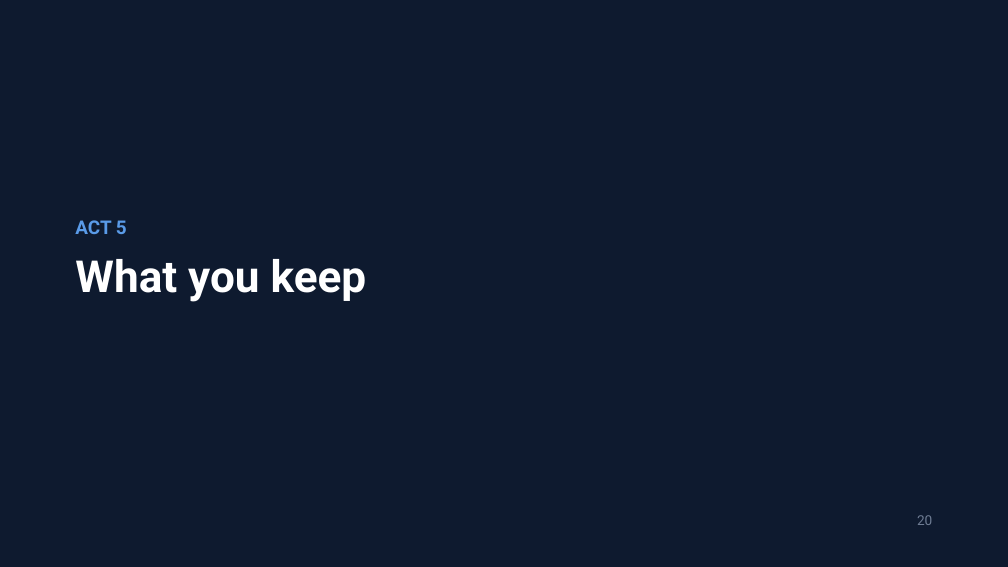
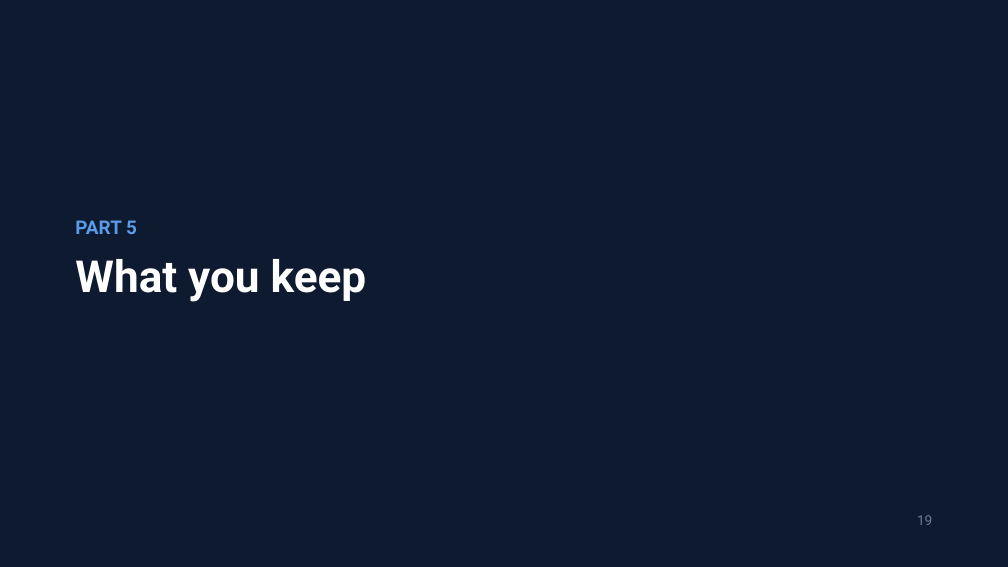
Before and after one commit to jzonthemtn/ldp-for-search, a slide deck: slide 19 of ldp_for_search_slides.pptx (slide 20 before the commit). Drawn at 1008x567 pixels with LibreOffice and Linux fonts; fonts in the diff are those of the drawing. Boxes give left, top, right and bottom in pixels: in the first picture for what was removed or moved away, otherwise in the second. Text is boxed around its words. In the diff, an @@ line names an element or a change of style, - is before the commit and + after.

```diff
--- a/ldp_for_search_slides.pptx
+++ b/ldp_for_search_slides.pptx
@@ text at (x1=75, y1=220, x2=137, y2=234): text changed @@
-ACT 5
+PART 5
@@ text at (x1=917, y1=515, x2=932, y2=525): text changed @@
-20
+19
```
Also in this commit, not shown: 25 other slides changed, 2 slides added, 3 slides removed, 20 other files.
